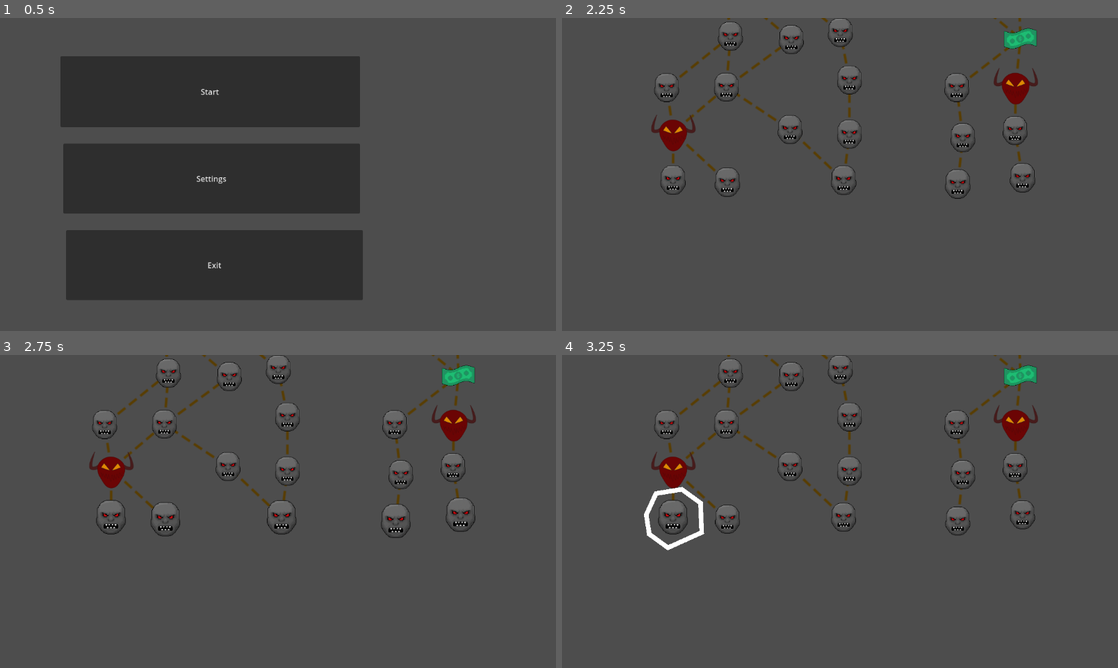
Above: before the commit, frames 1-4 (two rows, left to right).
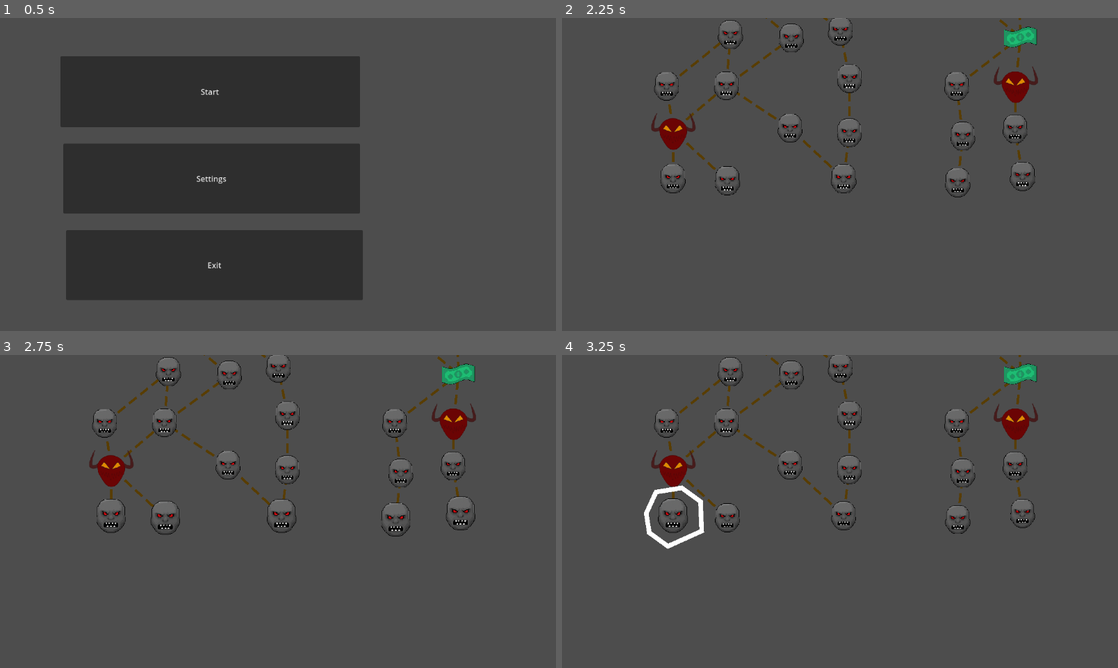
Above: after the commit, the same moments.

Repository: Frishkan/Reflex
Game: Godot game, scene res://scenes/start_screen.tscn
Two runs of this game, one before a commit and one after it. Both use one fixed random seed, a clock stepped at 60 frames per second and the inputs below. The engine's default icon, where the game draws it, is replaced by a stand-in: a white triangle on a blue panel in a dark square.
Inputs (mouse positions are in pixels of both pictures, inside the frame that each line leads up to):
- Up to frame 1 (0.5 s): no input
- Up to frame 2 (2.25 s): click "Start" at 0.5 s; click (628, 77) at 1.25 s; click (1045, 274) at 2 s
- Up to frame 3 (2.75 s): no input
- Up to frame 4 (3.25 s): move the mouse to (673, 517) at 2.77 s; hold A (a) from 2.78 s (still down); click (673, 517) at 2.92 s; tap D (d) at 3.05 s

Frame 1 is identical in both runs. In frame 2, 2.8% of the frame differs, in the area x 16-86%, y 0-58%; in frame 3, 2.9%; in frame 4, 3.0%, in the area x 14-86%, y 0-63%.

Commit message:
Clamped Effect so attacks cant heal enemies

Diff:
--- a/project.godot
+++ b/project.godot
@@ -77,3 +77,7 @@
 [layer_names]
 
 2d_physics/layer_4="map_rooms"
+
+[rendering]
+
+textures/canvas_textures/default_texture_filter=0
--- a/scenes/game.tscn
+++ b/scenes/game.tscn
@@ -8,6 +8,7 @@
 script = ExtResource("1_m0x67")
 
 [node name="hud" parent="." instance=ExtResource("1_n05ew")]
+visible = false
 position = Vector2(-2, 1)
 
 [node name="map" parent="." instance=ExtResource("3_cn53b")]
--- a/scenes/map.tscn
+++ b/scenes/map.tscn
@@ -19,4 +19,3 @@
 
 [node name="Camera2D" type="Camera2D" parent="."]
 offset = Vector2(576, 323)
-zoom = Vector2(4, 4)
--- a/scenes/map_line.tscn
+++ b/scenes/map_line.tscn
@@ -5,5 +5,6 @@
 [node name="MapLine" type="Line2D"]
 modulate = Color(0.350636, 0.240143, 9.62615e-08, 1)
 texture_repeat = 2
+width = 40.0
 texture = ExtResource("1_nxini")
 texture_mode = 1
--- a/scenes/map_room.tscn
+++ b/scenes/map_room.tscn
@@ -102,6 +102,7 @@
 width = 2.0
 
 [node name="Sprite2D" type="Sprite2D" parent="Visuals"]
+texture_filter = 1
 position = Vector2(-7.62939e-06, 0)
 scale = Vector2(0.101124, 0.101124)
 texture = ExtResource("1_764vs")
--- a/scripts/guitar_hero_qte.gd
+++ b/scripts/guitar_hero_qte.gd
@@ -81,7 +81,8 @@
 
 func _on_hits_container_child_exiting_tree(_node: Node) -> void:
 	if $HitsContainer.get_child_count() <= 1 && counter == global_card_stats[1]:
-		get_parent().get_parent().output((hits * global_card_stats[0] - (global_card_stats[1] - hits + misses) * global_card_stats[3]) * global_card_stats[5], global_card_stats[4])
+		var effect_strenght = clamp(hits * global_card_stats[0] - (global_card_stats[1] - hits + misses) * global_card_stats[3], 0, 2147483646)
+		get_parent().get_parent().output(effect_strenght * global_card_stats[5], global_card_stats[4])
 		get_parent().qte_active = false
 		queue_free()
 
--- a/scripts/knife_qte.gd
+++ b/scripts/knife_qte.gd
@@ -33,6 +33,7 @@
 
 func _on_hits_container_child_exiting_tree(_node: Node) -> void:
 	if $HitsContainer.get_child_count() <= 1 && counter == global_card_stats[1]:
-		get_parent().get_parent().output((hits * global_card_stats[0] - (global_card_stats[1] - hits + misses) * global_card_stats[3]) * global_card_stats[5], global_card_stats[4])
+		var effect_strenght = clamp(hits * global_card_stats[0] - (global_card_stats[1] - hits + misses) * global_card_stats[3], 0, 2147483646)
+		get_parent().get_parent().output(effect_strenght * global_card_stats[5], global_card_stats[4])
 		get_parent().qte_active = false
 		queue_free()
--- a/scripts/map_generator.gd
+++ b/scripts/map_generator.gd
@@ -1,9 +1,9 @@
 class_name MapGenerator
 extends Node2D
 
-const x_dist := 30
-const y_dist := 25
-@export var placement_randomness := 5
+const x_dist := 120
+const y_dist := 100
+@export var placement_randomness := 20
 ## ^ how much rooms leave the grid
 const floors := 15 ## rows
 const floor_width := 7
--- a/scripts/map_room.gd
+++ b/scripts/map_room.gd
@@ -5,12 +5,12 @@
 
 const ICONS := {
 	Room.Type.NOT_ASSIGNED: [null, Vector2(1, 1)],
-	Room.Type.MONSTER: [preload("res://textures/monster.png"), Vector2(1, 1), Vector2(0.2, 0.2)],
-	Room.Type.TREASURE: [preload("res://textures/Chalice.png"), Vector2(2.5, 2.5), Vector2(0.1, 0.1)],
-	Room.Type.CAMPFIRE: [preload("res://textures/Camp.png"), Vector2(2.5, 2.5), Vector2(0.1, 0.1)],
-	Room.Type.SHOP: [preload("res://textures/Shop.png"), Vector2(1.5, 1.5), Vector2(0.1, 0.1)],
-	Room.Type.ELITE: [preload("res://textures/bitmap.png"), Vector2(1.8, 1.8), Vector2(0.1, 0.1)],
-	Room.Type.BOSS: [preload("res://textures/Boss.png"), Vector2(3, 3), Vector2(0.1, 0.1)]
+	Room.Type.MONSTER: [preload("res://textures/monster.png"), Vector2(4, 4), Vector2(0.2, 0.2)],
+	Room.Type.TREASURE: [preload("res://textures/Chalice.png"), Vector2(10, 10), Vector2(0.1, 0.1)],
+	Room.Type.CAMPFIRE: [preload("res://textures/Camp.png"), Vector2(10, 10), Vector2(0.1, 0.1)],
+	Room.Type.SHOP: [preload("res://textures/Shop.png"), Vector2(6, 6), Vector2(0.1, 0.1)],
+	Room.Type.ELITE: [preload("res://textures/bitmap.png"), Vector2(7.2, 7.2), Vector2(0.1, 0.1)],
+	Room.Type.BOSS: [preload("res://textures/Boss.png"), Vector2(12, 12), Vector2(0.1, 0.1)]
 }
 
 @onready var sprite_2d : Sprite2D = $Visuals/Sprite2D
Not shown: 1 places in scenes/map_room.tscn that only renumber resources
